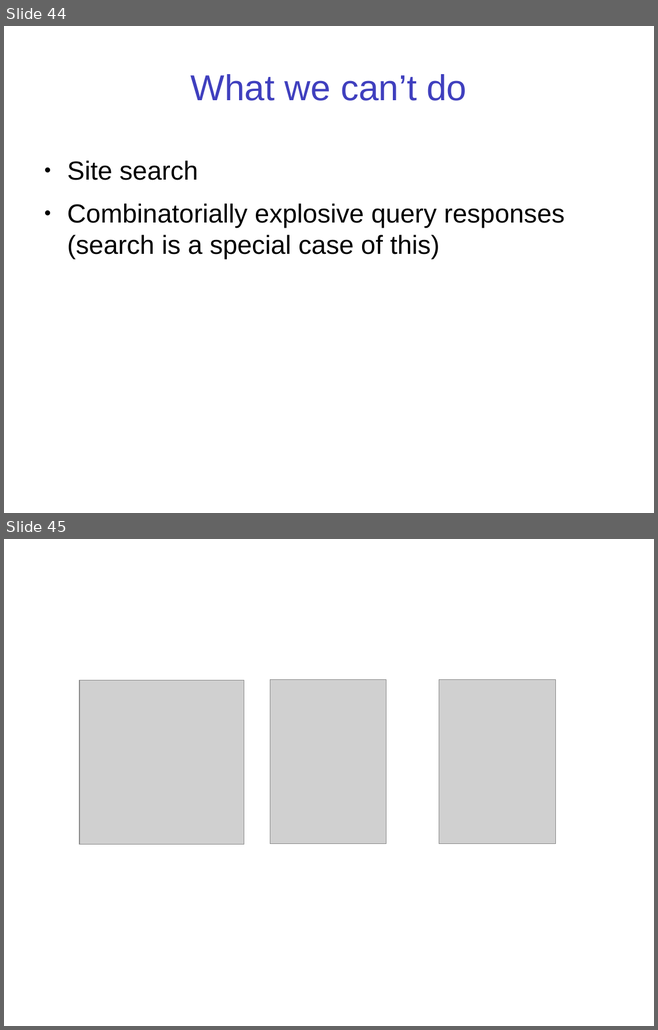
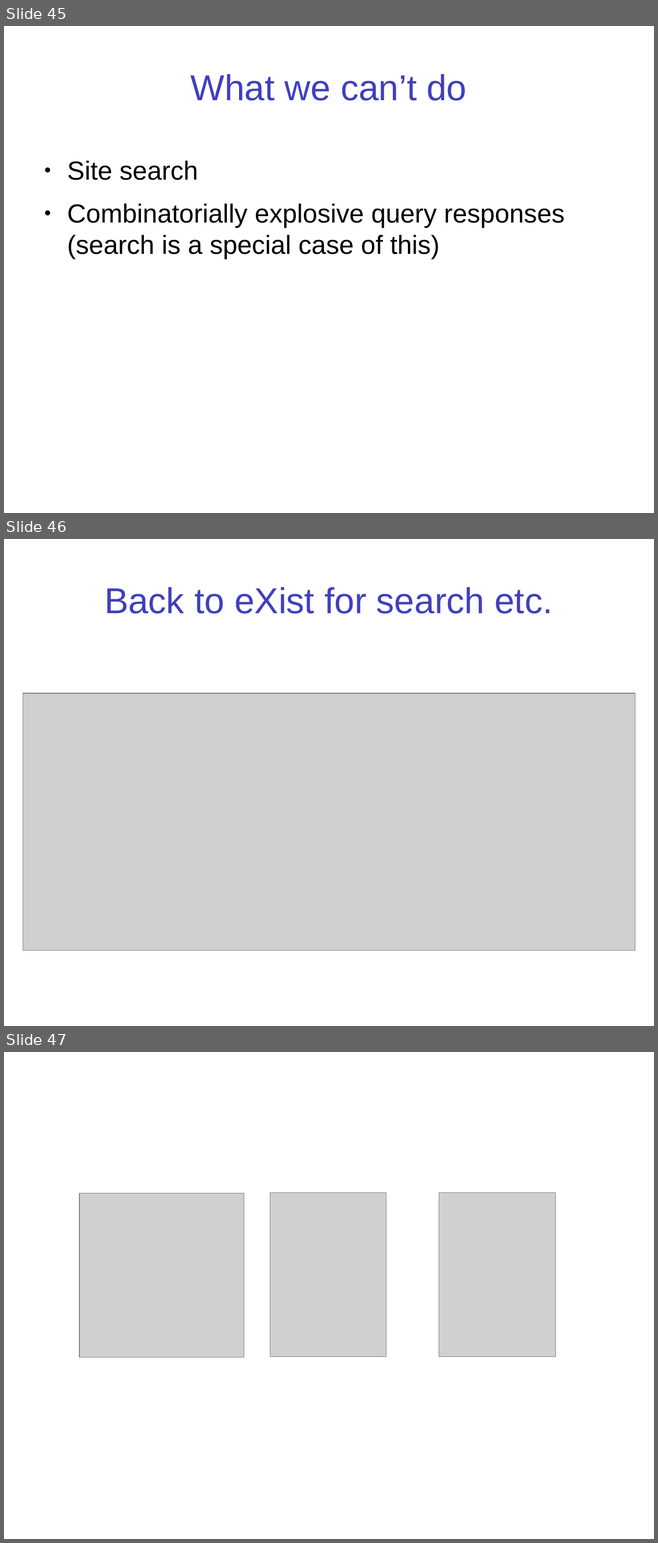
Before and after one commit to projectEndings/Endings, a slide deck: presentations/SHARP_2017/mdh_sharp_2017.odp. Shown one above the other, each under a label of ours: slides 44 and 45 before the commit, slides 45, 46 and 47 after it. The pictures are 658x1030 and 658x1543 pixels, drawn with LibreOffice and Linux fonts; fonts in the diff are those of the drawing; grey boxes stand for pictures. Boxes give left, top, right and bottom in pixels: in the first picture for what was removed or moved away, otherwise in the second. Text is boxed around its words. In the diff, an @@ line names an element or a change of style, - is before the commit and + after.

```diff
--- a/presentations/SHARP_2017/mdh_sharp_2017.odp
+++ b/presentations/SHARP_2017/mdh_sharp_2017.odp
@@ slide 46 added at [4,539,654,1026], background #FFFFFF @@
@@ title added at [104,587,552,614], 39.9 pt, text #3F3FBE @@
+Back to eXist for search etc.
@@ picture added at [23,694,635,951] @@
@@ what was slide 44 is now slide 45 @@
@@ what was slide 45 is now slide 47 @@
```
Also in this commit, not shown: 1 other slide added, 2 other files.
